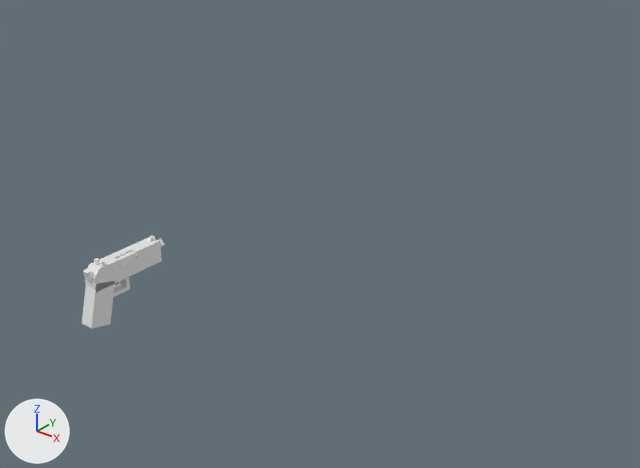
The Blender file Meshs/Weapons.blend: old version first, new version second.
One viewpoint serves both versions: a 50 mm camera at (8.37, -6.14, 5.53) aimed at (2.64, 1.03, 1.08). Arrows for +X, +Y and +Z are at lower left; the lights stay in place. The same objects are shown in both versions, whatever each file hides.

The scene before the commit, as lines of its bpy script (objects in view):
```python
me_cube_004 = bpy.data.meshes.new('Cube.004')
me_cube_004.from_pydata(...)  # 115 vertices, 96 faces, 1 loose edge; spans x -0.3..0.1, y -0.434..0.9, z -0.542..0.35
ob_pistol_large = bpy.data.objects.new('pistol_large', me_cube_004)
ob_pistol_large.location = (0.0, 0.0, 0.0)
```
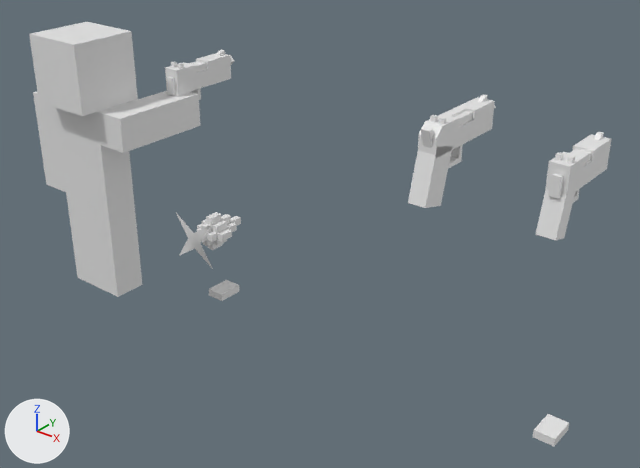
What differs and where, as boxes (x1, y1, x2, y2) in the pictures (640 x 468 px):
'Body', added: after (29, 22, 201, 297)
'pistol_large', moved: before (82, 236, 165, 328); after (408, 94, 496, 208)
'pistol_smal.001', added: after (533, 132, 612, 446)
'pistol_smal.002', added: after (165, 50, 240, 301)
'MuzzleFlash', added: after (197, 212, 241, 250)
'Plane', added: after (176, 213, 213, 269)

The change, as a list of edits to the scene's bpy script:
```text
Add me_cube_012_1:
    me_cube_012_1.from_pydata(...)  # 112 vertices, 87 faces; spans x -0.13..0.12, y -0.31..0.8, z -3.03..0.35
Add me_cube_021_1:
    me_cube_021_1.from_pydata(...)  # a box spanning x -0.4..0.4, y -0.4..0.4, z -0.4..0.4; a box spanning x -0.4..0.4, y -0.2..0.2, z -1.6..-0.4; a box spanning x -0.8..-0.4, y -0.2..0.2, z -1.6..-0.4; a box spanning x -0.4..0.0, y -0.2..0.2, z -2.8..-1.6; a box spanning x 0.4..0.8, y -0.2..1.0, z -0.8..-0.4; a box spanning x 0.0..0.4, y -0.2..0.2, z -2.8..-1.6
Add me_plane:
    me_plane.from_pydata([(0.35, 0.0, 0.35), (-0.35, 0.0, 0.35), (0.35, 0.0, -0.35), (-0.35, 0.0, -0.35), (0.0, 0.0, 0.122), (0.0, 0.0, -0.122), (0.122, 0.0, 0.0), (-0.122, 0.0, 0.0), (0.0, 0.0, 0.0)], [], [(8, 7, 3, 5), (6, 8, 5, 2), (0, 4, 8, 6), (4, 1, 7, 8)])
Add me_cube:
    me_cube.from_pydata(...)  # 80 vertices, 78 faces; spans x -0.25..0.25, y 0.0..0.8, z -0.25..0.25
Change ob_pistol_large:
    ob_pistol_large.location: (0.0, 0.0, 0.0) -> (4.2, 1.0, 2.5)
Add ob_pistol_smal_002:
    ob_pistol_smal_002 = bpy.data.objects.new('pistol_smal.002', me_cube_012_1)
    ob_pistol_smal_002.location = (0.6, 0.97, 2.42)
Add ob_body:
    ob_body = bpy.data.objects.new('Body', me_cube_021_1)
    ob_body.location = (0.0, 0.0, 2.8)
Add ob_plane:
    ob_plane = bpy.data.objects.new('Plane', me_plane)
    ob_plane.location = (0.0, 1.5, 0.0)
Add ob_pistol_smal_001:
    ob_pistol_smal_001 = bpy.data.objects.new('pistol_smal.001', me_cube_012_1.copy())
    ob_pistol_smal_001.location = (5.5, 0.97, 2.42)
Add ob_muzzleflash:
    ob_muzzleflash = bpy.data.objects.new('MuzzleFlash', me_cube)
    ob_muzzleflash.location = (0.0, 1.6, 0.0)
```
